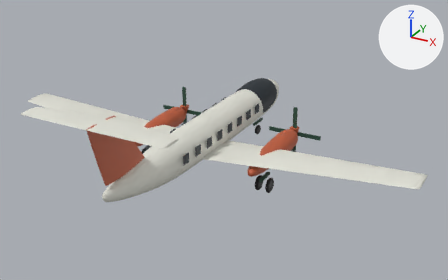
Before and after pictures for a commit that changed the glTF model public/assets/aeronaves/jaz-60.glb.
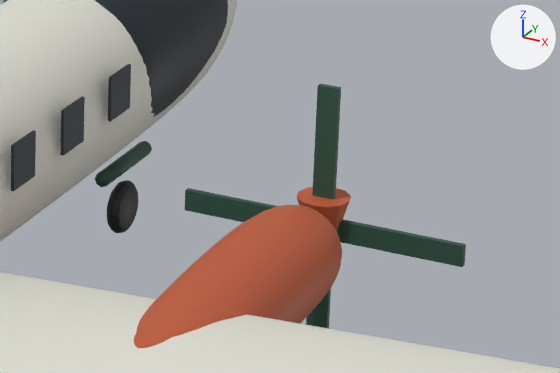
The first picture shows the older version from a 50 mm camera at (13.38, -22.72, 11.18) aimed at (0.92, -0.07, -0.14). The close-ups show the older and then the newer version on the part from 53% to 75% of the width and 33% to 57% of the height of that picture. Only the edits that show in the close-ups are written down. Arrows for +X, +Y and +Z are at upper right; the lights stay in place. Where no turn or scale is listed for an object, it has been applied to the vertices. Vertices at exactly the same position are counted once.

The first close-up shows 'ala', 'fuselaje', 'gondola-1', 'helice-derecha', 'helice-derecha-pala-0', 'helice-derecha-pala-1', 'helice-derecha-pala-2', 'helice-derecha-pala-3', 'parabrisas', 'pata-morro', 'rueda-morro', 'ventanillas'.
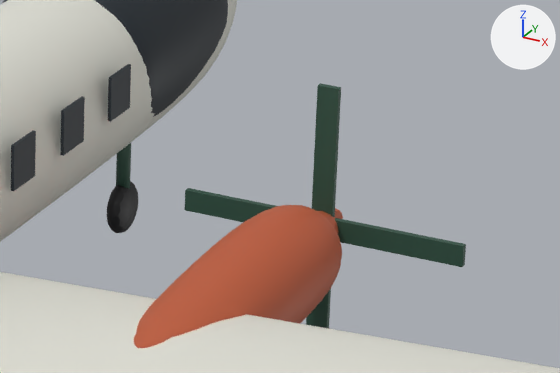
Where the newer file only moved an object's origin or applied its transform, the numbers keep the older frame.

Pixel boxes [x1, y1, x2, y2] of what changed, in the close-ups (560 x 373 px):
'pata-morro', turned
    before: [95, 141, 152, 187]
    after: [116, 143, 131, 189]
'helice-derecha', reshaped, turned
    before: [297, 187, 351, 231]
    after: [318, 208, 343, 233]

The change, as a diff of the scene's bpy script:
```diff
--- a/public/assets/aeronaves/jaz-60.glb.py
+++ b/public/assets/aeronaves/jaz-60.glb.py
@@ me_cone_001 @@
 # used by ob_helice_derecha; parent = ob_avion; location = (3.1, -0.5, -2.98); rotation_euler = (1.571, 0.0, 0.0), in degrees (90, 0, 0)
-me_cone_001.from_pydata(...)  # 24 vertices, 44 faces; spans x -0.24..0.24, y -0.24..0.24, z -0.29..0.29
+me_cone_001.from_pydata(...)  # 24 vertices, 44 faces; spans x -0.24..0.24, y -0.24..0.24, z -0.288..0.288
+# me_cone_001 part 1: 24 of 24 vertices moved; they spanned x -0.24..0.24, y -0.24..0.24, z -0.29..0.29 and now span x -0.24..0.24, y -0.24..0.24, z -0.288..0.288; mean shift (0.0, 0.0, 0.0)
 me_cone_001.materials.append(mat_capo)
@@ ob_helice_derecha @@
 ob_helice_derecha.location = (3.1, -0.5, -2.98)
-ob_helice_derecha.rotation_euler = (1.571, 0.0, 0.0)  # degrees (90, 0, 0)
@@ ob_pata_morro @@
 ob_pata_morro.location = (0.0, -1.36, -5.4)
+ob_pata_morro.rotation_euler = (1.571, 0.0, 0.0)  # degrees (90, 0, 0)
```
